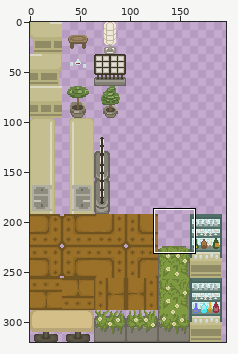
Sprite sheet, stored at src/Assets/Environment/Assets/Tilemap/tilemap.png. Above, an overview of the earlier version with the close-up marked.
Close-up. Earlier state:
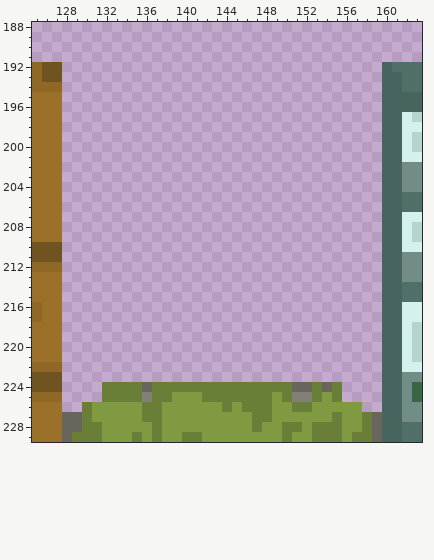
The file is 320x320 pixels. Colours within 5 levels of each other are drawn and written as one. Shown: x 125..163, y 188..229. The wide view leaves out empty margins. The commit also changed other parts of the picture, which this record leaves out.
New version:
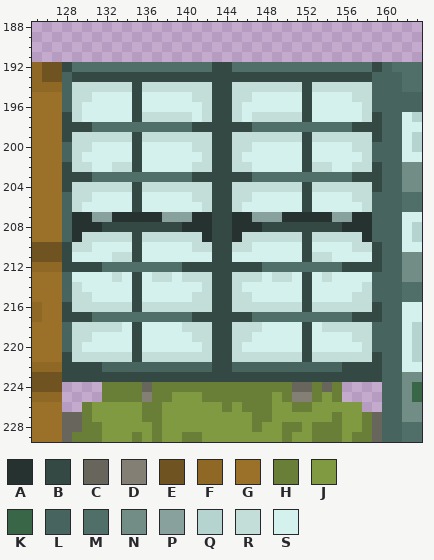
Palette (. is transparent): A #263230  B #344844  C #68655d  D #837f75  E #6f5320  F #8f6825  G #9b7129  H #697e37  J #809a42  K #396647  L #48645e  M #516f69  N #728c86  P #89a19c  Q #b5d4d0  R #c3ddd9  S #d5f1ed
The edit:
Changed rows in their new state; - is an unchanged pixel.
first column x 128:
192 BMMMMMMMMMMMMMMBBMMMMMMMMMMMMMMB
193 LBBBBBBBBBBBBBBBBBBBBBBBBBBBBBBL
194 LRRRRRRBRRRRRRRBBRRRRRRRBRRRRRRL
195 LRRSSSSBSSSSSRRBBRRSSSSSBSSSSRRL
196 LRSSSSSBSSSSSSRBBRSSSSSSBSSSSSRL
197 BRSSSSSBRRRRRSRBBRSRRRRRBSSSSSRB
198 BBBMMMMMMMMMMBBBBBBMMMMMMMMMMBBB
199 BRRRRRRBRRRRRRRBBRRRRRRRBRRRRRRB
200 LRRSSSSBSSSSSRRBBRRSSSSSBSSSSRRL
201 LRSSSSSBSSSSSSRBBRSSSSSSBSSSSSRL
202 BRRSSRRBSSSSSRRBBRRSSSSSBRRSSRRB
203 BBBMMMMMMMMMMBBBBBBMMMMMMMMMMBBB
204 BRRRRRRBRRRRRRRBBRRRRRRRBRRRRRRB
205 LRRSSSSBSSSSSRRBBRRSSSSSBSSSSRRL
206 LRSSSSSBSSSSSSRBBRSSSSSSBSSSSSRL
207 LAAPPAAAAAPPPAABBAAPPPAAAAAPPAAL
208 LAAABBBBBBBBAAABBAAABBBBBBBBAAAL
209 LARRRRRBRRRRRRABBARRRRRRBRRRRRAL
210 BRRSSSSBSSSSSRRBBRRSSSSSBSSSSRRB
211 BSSSSRRBSSSSSSSBBSSSSSSSBRRSSSSB
212 BBBBMMMMMMMMBBBBBBBBMMMMMMMMBBBB
213 LSSSSRSBSRRSRRRBBRRRSRRSBSRSSSSL
214 LRSSSSSBSSSSSSRBBRSSSSSSBSSSSSRL
215 LRRSSSSBSSSSSRRBBRRSSSSSBSSSSRRL
216 BRRRRRRBRRRRRRRBBRRRRRRRBRRRRRRB
217 BBBMMMMMMMMMMBBBBBBMMMMMMMMMMBBB
218 LRRRRRSBSSSSRRRBBRRRSSSSBSRRRRRL
219 LRRSSSSBSSSSSRRBBRRSSSSSBSSSSRRL
220 LRSSSSSBSSSSSSRBBRSSSSSSBSSSSSRL
221 BRRRRRRBRRRRRRRBBRRRRRRRBRRRRRRB
222 BBBBLLLLLLLLLLLBBLLLLLLLLLLLBBBB
223 BBBBBBBBBBBBBBBBBBBBBBBBBBBBBBBB
Changed places in both close-ups, as pixel boxes (x1, y1, x2, y2):
added: (62, 62, 382, 382)
